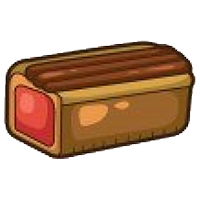
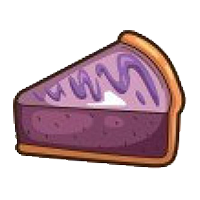
The second (200, 200) image is a revision of the first. Changes to its layers:
added layer "Calque 2" above "Calque 1" over [13, 30, 187, 169]
painted on "Calque 1" over [3, 40, 196, 159]
